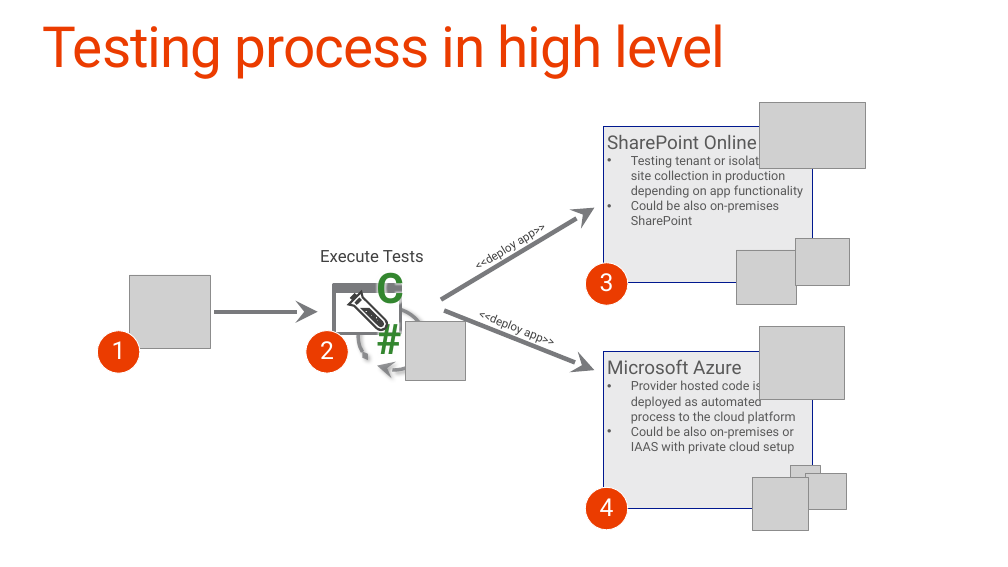
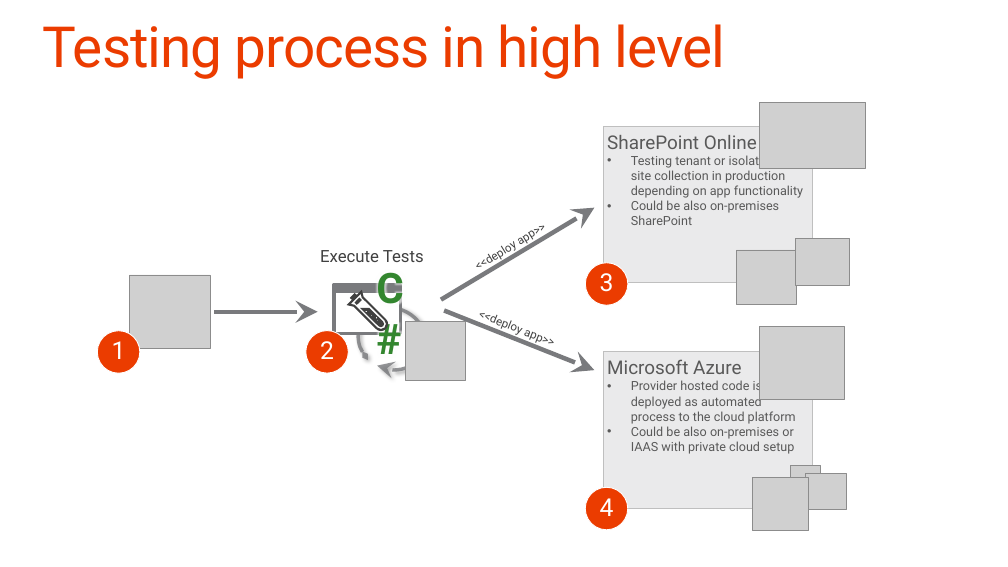
Before and after one commit to SharePoint/PnP-Guidance, a slide deck: slide 30 of PnP Transformation Process/Templates/Preparedness Presentation Template.pptx. Drawn at 1008x567 pixels with LibreOffice and Linux fonts; fonts in the diff are those of the drawing; grey boxes stand for pictures; background and template pictures are left out. Boxes give left, top, right and bottom in pixels: in the first picture for what was removed or moved away, otherwise in the second. Text is boxed around its words. In the diff, an @@ line names an element or a change of style, - is before the commit and + after.

```diff
--- a/PnP Transformation Process/Templates/Preparedness Presentation Template.pptx
+++ b/PnP Transformation Process/Templates/Preparedness Presentation Template.pptx
@@ rectangle "SharePoint Online" at box(603, 126, 812, 283): outline #00188F 0.85 pt to #BFBFBF 0.85 pt @@
@@ rectangle "Microsoft Azure" at box(603, 352, 812, 509): outline #00188F 0.85 pt to #BFBFBF 0.85 pt @@
```
Also in this commit, not shown: 4 other slides changed, 3 other files.
